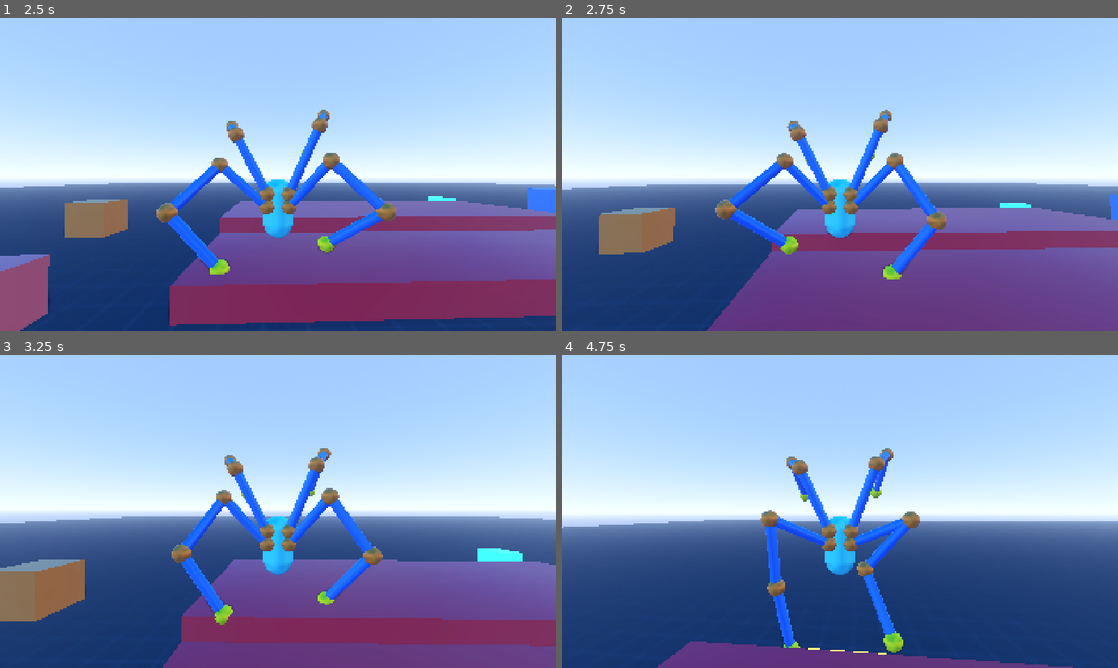
Above: before the commit, frames 1-4 (two rows, left to right).
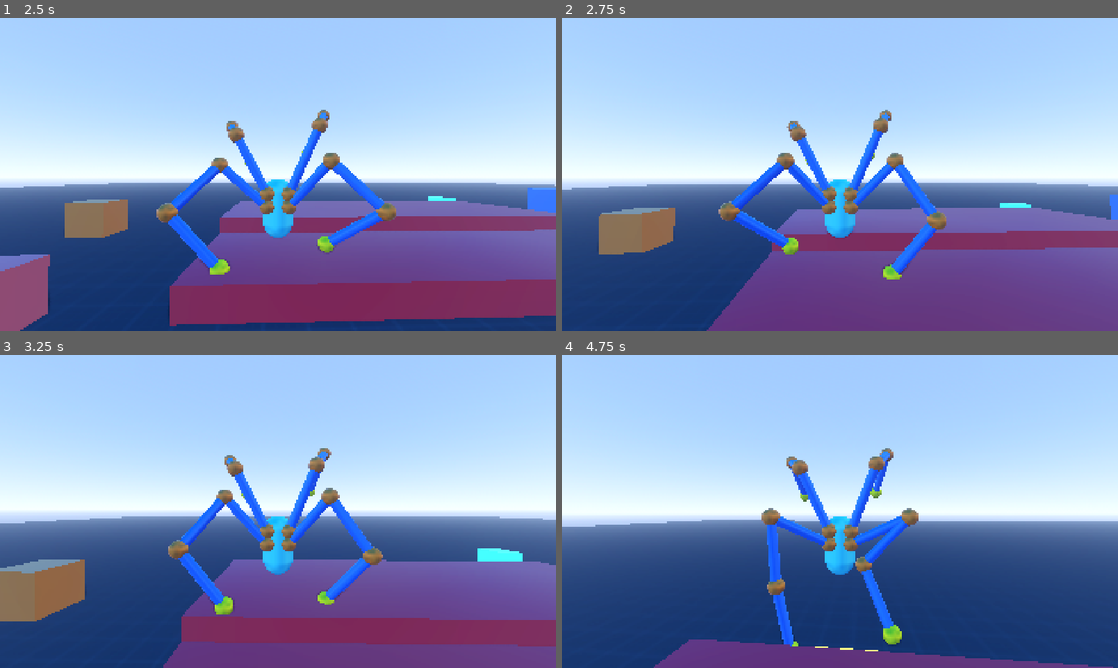
Above: after the commit, the same moments.

Repository: lliamsymonds04/doc-oc
Game: Godot game, scene res://main.tscn
Two runs of this game, one before a commit and one after it. Both use one fixed random seed, a clock stepped at 60 frames per second and the inputs below.
Inputs (mouse positions are in pixels of both pictures, inside the frame that each line leads up to):
- Up to frame 1 (2.5 s): move the mouse to (305, 174) at 0.52 s; hold W (forward) from 0.53 s (still down); move the mouse to (250, 174) at 1.27 s; move the mouse to (289, 168) at 2.02 s
- Up to frame 2 (2.75 s): keep holding W (forward)
- Up to frame 3 (3.25 s): keep holding W (forward); move the mouse to (272, 517) at 2.77 s
- Up to frame 4 (4.75 s): keep holding W (forward); move the mouse to (878, 514) at 3.52 s; move the mouse to (795, 508) at 4.27 s

Frame 1 is identical in both runs. In frame 2, 0.4% of the frame differs, in the area x 27-48%, y 43-76%; in frame 3, 1.0%; in frame 4, 1.8%, in the area x 0-100%, y 48-100%.

Commit message:
feat: vertical and horizontal mount for better stepping

Diff:
--- a/systems/inverse_kinematics/arm_mount.gd
+++ b/systems/inverse_kinematics/arm_mount.gd
@@ -2,6 +2,8 @@
 class_name ArmMount
 
 @export var is_leg: bool = true
+@export var vertical_mount: ArmMount
+@export var horizontal_mount: ArmMount
 
 @export_category("Idle targeting")
 @export var idle_target: Node3D
@@ -28,6 +30,10 @@
 	var anchor = target.duplicate()
 	anchor.name = "anchor"
 	add_child(anchor)
+
+	if vertical_mount == null or horizontal_mount == null:
+		push_error("vertical and horizontal mount must be set")
+		return null
 
 	target.top_level = true
 
@@ -80,8 +86,8 @@
 	elif idle_target != null:
 		arm.target = compute_idle_target()
 
-func can_step(grounded_legs: int) -> bool:
-	return step_target != null and ((arm.is_grounded() and grounded_legs >= 2) or arm.is_fully_extended())
+func can_step() -> bool:
+	return step_target != null and ((arm.is_grounded() and horizontal_mount.arm.is_grounded()) or arm.is_fully_extended())
 
 func get_step_distance() -> float:
 	if step_target == null:
--- a/systems/player/player.tscn
+++ b/systems/player/player.tscn
@@ -26,9 +26,12 @@
 transform = Transform3D(1, 0, 0, 0, 1, 0, 0, 0, 1, 0, 0.99949986, 0)
 shape = SubResource("CapsuleShape3D_m2c1y")
 
-[node name="ArmRight" type="Node3D" parent="Hitbox" unique_id=714455465]
+[node name="ArmRight" type="Node3D" parent="Hitbox" unique_id=714455465 node_paths=PackedStringArray("diagonal_mount", "vertical_mount", "horizontal_mount")]
 transform = Transform3D(1, 0, 0, 0, 1, 0, 0, 0, 1, 0.353, 0.1, 0.377)
 script = ExtResource("2_fqfg4")
+diagonal_mount = NodePath("../ArmTopLeft")
+vertical_mount = NodePath("../ArmTopRight")
+horizontal_mount = NodePath("../ArmLeft")
 metadata/_custom_type_script = "uid://bba0h6wxddaoe"
 
 [node name="Target" type="Marker3D" parent="Hitbox/ArmRight" unique_id=550686394]
@@ -40,9 +43,12 @@
 [node name="WallTarget" type="Node3D" parent="Hitbox/ArmRight" unique_id=1227139099]
 transform = Transform3D(1, 0, 0, 0, 1, 0, 0, 0, 1, 1.2539694, 0, -2.0396647)
 
-[node name="ArmLeft" type="Node3D" parent="Hitbox" unique_id=241021393]
+[node name="ArmLeft" type="Node3D" parent="Hitbox" unique_id=241021393 node_paths=PackedStringArray("diagonal_mount", "vertical_mount", "horizontal_mount")]
 transform = Transform3D(1, 0, 0, 0, 1, 0, 0, 0, 1, -0.353, 0.1, 0.377)
 script = ExtResource("2_fqfg4")
+diagonal_mount = NodePath("../ArmTopRight")
+vertical_mount = NodePath("../ArmTopLeft")
+horizontal_mount = NodePath("../ArmRight")
 metadata/_custom_type_script = "uid://bba0h6wxddaoe"
 
 [node name="Target" type="Marker3D" parent="Hitbox/ArmLeft" unique_id=1044979529]
@@ -54,11 +60,13 @@
 [node name="WallTarget" type="Node3D" parent="Hitbox/ArmLeft" unique_id=964169628]
 transform = Transform3D(1, 0, 0, 0, 1, 0, 0, 0, 1, -1.2830708, 0, -2.0396647)
 
-[node name="ArmTopRight" type="Node3D" parent="Hitbox" unique_id=2058179573 node_paths=PackedStringArray("wall_target", "idle_target")]
+[node name="ArmTopRight" type="Node3D" parent="Hitbox" unique_id=2058179573 node_paths=PackedStringArray("diagonal_mount", "vertical_mount", "horizontal_mount", "idle_target")]
 transform = Transform3D(1, 0, 0, 0, 1, 0, 0, 0, 1, 0.353, 0.506, 0.377)
 script = ExtResource("2_fqfg4")
 is_leg = false
-wall_target = NodePath("WallTarget")
+diagonal_mount = NodePath("../ArmLeft")
+vertical_mount = NodePath("../ArmRight")
+horizontal_mount = NodePath("../ArmTopLeft")
 idle_target = NodePath("IdleTarget")
 idle_sway_x = 0.2
 idle_sway_y = 0.1
@@ -77,11 +85,13 @@
 [node name="WallTarget" type="Node3D" parent="Hitbox/ArmTopRight" unique_id=696696143]
 transform = Transform3D(1, 0, 0, 0, 1, 0, 0, 0, 1, 0.9002914, 1.5533633, -1.7995577)
 
-[node name="ArmTopLeft" type="Node3D" parent="Hitbox" unique_id=1899558695 node_paths=PackedStringArray("wall_target", "idle_target")]
+[node name="ArmTopLeft" type="Node3D" parent="Hitbox" unique_id=1899558695 node_paths=PackedStringArray("diagonal_mount", "vertical_mount", "horizontal_mount", "idle_target")]
 transform = Transform3D(1, 0, 0, 0, 1, 0, 0, 0, 1, -0.353, 0.5156874, 0.377)
 script = ExtResource("2_fqfg4")
 is_leg = false
-wall_target = NodePath("WallTarget")
+diagonal_mount = NodePath("../ArmRight")
+vertical_mount = NodePath("../ArmLeft")
+horizontal_mount = NodePath("../ArmTopRight")
 idle_target = NodePath("IdleTarget")
 idle_sway_x = 0.2
 idle_sway_y = 0.1
--- a/systems/player/player_controller.gd
+++ b/systems/player/player_controller.gd
@@ -93,14 +93,13 @@
 	move_and_slide()
 
 func _update_arms(dt: float) -> void:
-	var grounded_legs := _number_of_grounded_legs()
 	var best_arm: BasicArm = null
 	var furthest_distance := 0.0
 	var best_arm_hit_pos := Vector3.ZERO
 
 	for mount in arm_mounts:
 		mount.update_step(velocity, dt)
-		if mount.can_step(grounded_legs):
+		if mount.can_step():
 			var dist = mount.get_step_distance()
 			if dist > furthest_distance:
 				furthest_distance = dist
@@ -142,7 +141,7 @@
 
 
 func update_wall_arms(dt: float) -> void:
-	var best_arm: BasicArm = null
+	var best_mount: ArmMount = null
 	var furthest_distance := 0.0
 	var best_arm_hit_pos := Vector3.ZERO
 
@@ -152,17 +151,18 @@
 			continue
 
 		mount.update_wall_climb(velocity)
-		if mount.step_target != null:
+		var diagonal_grounded = mount.vertical_mount.arm.is_grounded() and mount.horizontal_mount.arm.is_grounded()
+		if mount.step_target != null and diagonal_grounded:
 			var current_pos = mount.target.global_position
 
 			var dist = (current_pos - mount.step_target).length()
 			if dist > furthest_distance and dist >= mount.raycast_config.max_target_displacement:
 				furthest_distance = dist
-				best_arm = mount.arm
+				best_mount = mount
 				best_arm_hit_pos = mount.step_target
 
-	if best_arm != null:
-		best_arm.start_step(best_arm_hit_pos)
+	if best_mount != null:
+		best_mount.arm.start_step(best_arm_hit_pos)
 
 func _calculate_average_target_y() -> Variant:
 	var total_y = 0
@@ -197,14 +197,3 @@
 	var height_error = goal_y - current_y
 	var target_y_vel = height_error * hover_speed
 	velocity.y = lerp(velocity.y, target_y_vel, dt*hover_speed)
-
-func _number_of_grounded_legs() -> int:
-	var grounded_legs = 0
-	for arm in arms:
-		if arm.is_grounded():
-			if not arm.is_leg:
-				continue
-
-			grounded_legs += 1
-
-	return grounded_legs
